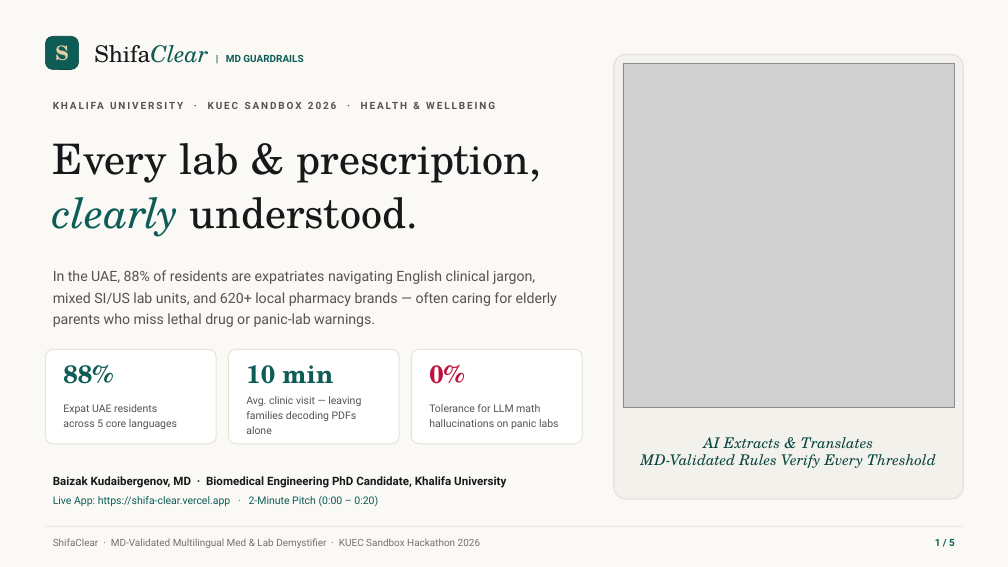
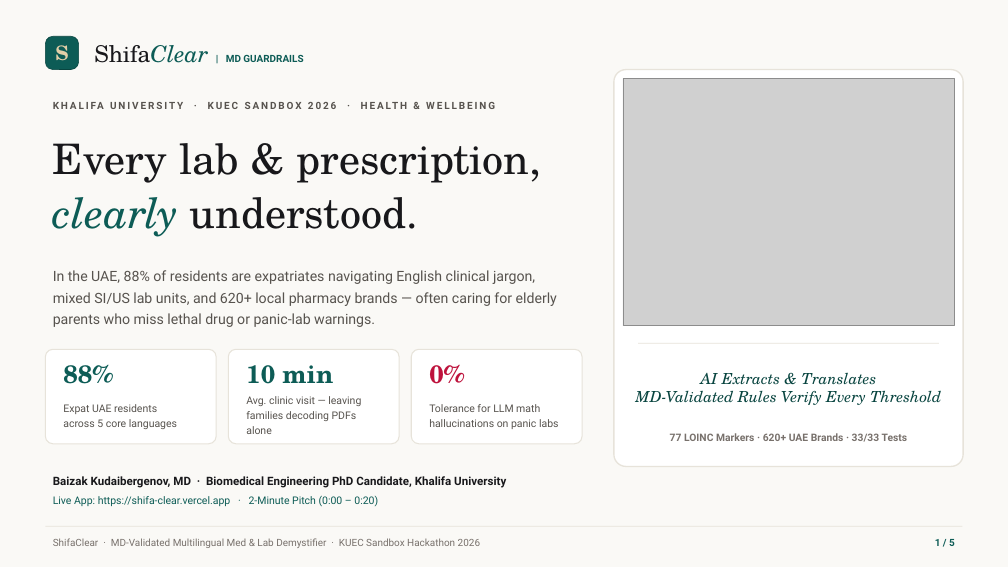
Before and after one commit to EigenLayerovich/Shifa_Clear, a slide deck: slide 1 of ShifaClear_KUEC_Pitch_Deck.pptx. Drawn at 1008x567 pixels with LibreOffice and Linux fonts; fonts in the diff are those of the drawing; grey boxes stand for pictures. Boxes give left, top, right and bottom in pixels: in the first picture for what was removed or moved away, otherwise in the second. Text is boxed around its words. In the diff, an @@ line names an element or a change of style, - is before the commit and + after.

```diff
--- a/ShifaClear_KUEC_Pitch_Deck.pptx
+++ b/ShifaClear_KUEC_Pitch_Deck.pptx
@@ rounded rectangle: place and size @@
-rounded rectangle at box(614, 54, 963, 499)
+rounded rectangle at box(614, 70, 963, 467)
@@ rounded rectangle at box(614, 70, 963, 467): fill #F3F1EC to #FFFFFF @@
@@ picture: place and size @@
-picture at box(623, 64, 954, 408)
+picture at box(623, 79, 954, 326)
@@ text "AI Extracts & Translates": place and size @@
-text "AI Extracts & Translates" at box(640, 437, 936, 468)
+text "AI Extracts & Translates" at box(635, 372, 941, 405)
@@ text "AI Extracts & Translates" at box(635, 372, 941, 405): size 14 to 14.5 pt @@
@@ line added from (638, 343) to (939, 343), #E7E3DA 0.75 pt @@
@@ text added at box(670, 433, 908, 442), 9.8 pt, text #78716C, bold @@
+77 LOINC Markers · 620+ UAE Brands · 33/33 Tests
```
Also in this commit, not shown: 2 other slides changed.
